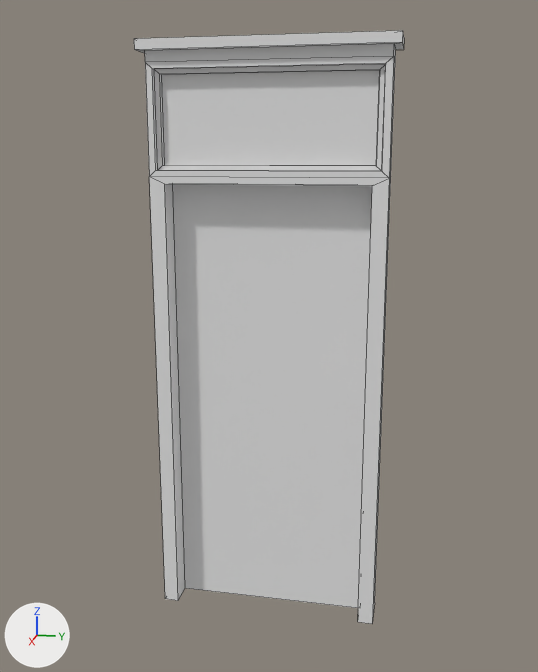
One commit to the FBX model UNREAL/WildWest/Content/Western_Town/Assets/door_A.fbx: the scene before it, then after it.
Rendered twice from a camera (50 mm lens) standing at (7.2, 2.53, 4.7) and looking at (0.18, 1.12, 2.94). The lights are fixed; the arrows at lower left show +X, +Y and +Z. Mesh edges are drawn as thin lines. Where no turn or scale is listed for an object, it has been applied to the vertices.

Script lines for the objects in view, before the commit:
```python
me_cube_004 = bpy.data.meshes.new('Cube.004')
me_cube_004.from_pydata(...)  # 68 vertices, 63 faces; spans x 0.0..0.45, y -0.06..2.32, z 0.0..5.69
ob_door_a = bpy.data.objects.new('Door_A', me_cube_004)
ob_door_a.location = (0.0, 0.0, 0.0)
```
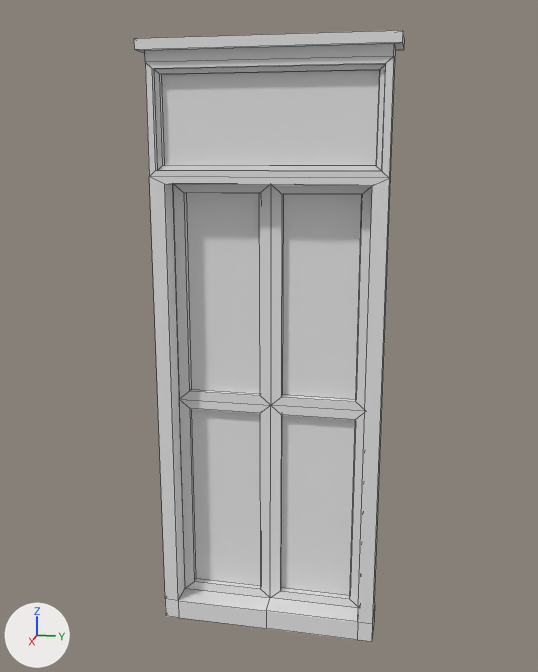
The newer file is also turned or shifted as a whole; pictures and numbers use the older file's frame.

The edits, one by one:
me_cube_004 is used by ob_door_a; location (0.0, 0.0, 0.0).
me_cube_004 had 68 vertices, 63 faces and spanned x 0.0..0.45, y -0.06..2.32, z 0.0..5.69.
me_cube_004 now has 113 vertices, 107 faces and spans x 0.0..0.45, y -0.06..2.32, z -0.21..5.69.
Part 1, on me_cube_004:
1 face is deleted.
15 vertices are added at x 0.13..0.38, y 0.16..2.1, z -0.21..4.41.
6 new vertices lie (0.0, 0.0, -0.21) away from vertices in x 0.0..0.38, y 0.01..2.24, z 0.0.
8 new vertices lie (0.0, -0.75, 0.0) away from vertices in x 0.13, y 1.02..1.99, z 0.09..4.32.
16 new vertices lie (-0.07, 0.0, 0.0) away from vertices in x 0.13, y 0.27..1.99, z 0.09..4.32.
45 new faces join them.

Boxes [x1, y1, x2, y2] around the edits, measured in the pictures (538 x 672 px):
'Door_A', reshaped: before [134, 30, 404, 624]; after [134, 30, 404, 642]
part 1 of me_cube_004, built on: before [173, 184, 372, 608]; after [165, 184, 375, 642]
